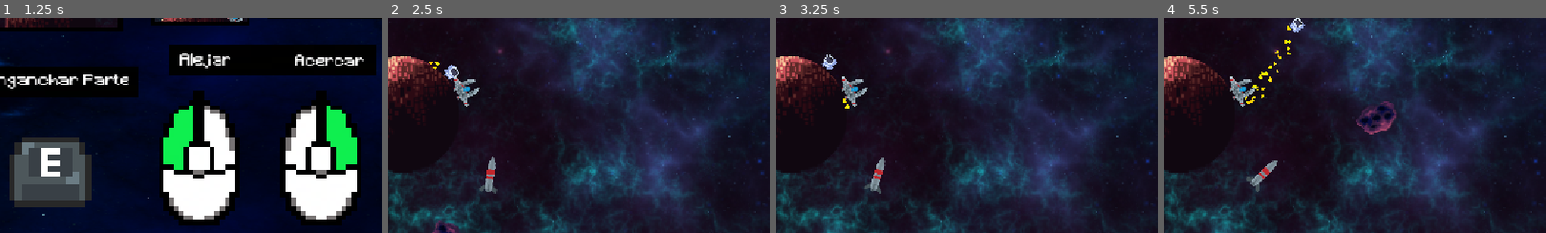
Above: before the commit, frames 1-4 (left to right).
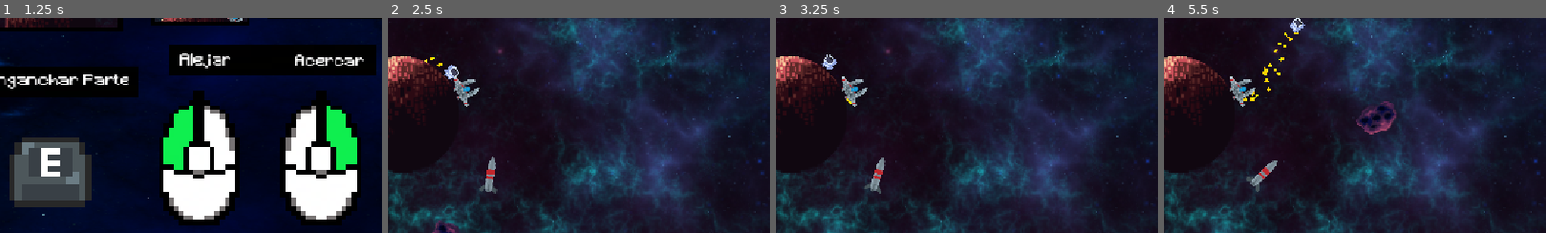
Above: after the commit, the same moments.

Repository: Madonexx/Proyecto-chicho
Game: Godot game, scene res://Escenas/MainMenu.tscn
The game is run twice, just before and just after one commit, with the same random seed, the same clock (stepped at 60 frames per second) and the same inputs.
Inputs (mouse positions are % of the whole screen's width and height, from its top left):
- Up to frame 1 (1.25 s): click "Comenzar" at 0.5 s
- Up to frame 2 (2.5 s): click "JUGAR!" at 1.25 s; move the mouse to (72, 45) at 2.02 s; hold D (derecha) from 2.03 s (still down); hold Right mouse button (acercar) from 2.03 s (still down); click (72, 45) at 2.3 s
- Up to frame 3 (3.25 s): move the mouse to (30, 55) at 2.77 s; release D (derecha) at 2.78 s; release Right mouse button (acercar) at 2.78 s; hold A (izquierda) from 2.78 s (still down); click (30, 55) at 2.85 s; tap E (interact) at 3.05 s
- Up to frame 4 (5.5 s): move the mouse to (60, 28) at 3.52 s; release A (izquierda) at 3.53 s; hold D (derecha) 3.53-4.28 s; hold Right mouse button (acercar) 3.53-4.28 s; tap E (interact) at 3.6, 5.3 s; move the mouse to (45, 70) at 4.27 s; hold W (arriba) 4.28-5.03 s; right-click (45, 70) at 4.35 s; click (45, 70) at 4.55 s; move the mouse to (80, 65) at 5.02 s; press the mouse at (80, 65) at 5.03 s; hold A (izquierda) from 5.03 s (still down)
The pictures show only the part of the screen within x 48-98%, y 28-78%; the shares and areas given below are measured in that part.

Frame 1 is identical in both runs. In frame 2, less than 0.1% of the frame differs, in the area x 9-15%, y 18-24%; in frame 3, less than 0.1%; in frame 4, 0.4%, in the area x 20-36%, y 3-40%.

Commit message:
retoques al script de player

Diff:
--- a/Escenas/main.tscn
+++ b/Escenas/main.tscn
@@ -65,7 +65,6 @@
 [node name="Player" parent="." node_paths=PackedStringArray("planet_node") instance=ExtResource("4_7xwpo")]
 position = Vector2(1, -52)
 planet_node = NodePath("../Planet/Planet")
-min_radius = 52.0
 
 [node name="Asteroid" parent="." node_paths=PackedStringArray("planeta") instance=ExtResource("5_2ia52")]
 position = Vector2(-191, -71)
--- a/Scripts/player.gd
+++ b/Scripts/player.gd
@@ -1,34 +1,23 @@
 extends CharacterBody2D
-# --- Variables de Movimiento ---
-@export var rotation_speed: float = 2.5   # Velocidad de A/D (radianes/seg)
-@export var radial_speed: float = 150.0  # Velocidad del mouse (píxeles/seg)
+
+@export var vel_rotacion_jugador: float = 2.5
+@export var vel_jetpack_jugador: float = 150
 @export var planet_node: Area2D
 @onready var gravedad = 1
 @onready var can_move = true
-# Distancia max y min sobre el radio del planeta.
-@export var min_radius: float = 52.0
-@export var max_radius: float = 600.0
-var current_angle: float = 0.0     # Nuestro ángulo orbital
-var current_radius: float = 50.0  # Nuestra distancia al centro
+@export var superficie_planeta: float = 52
+var angulo_actual: float = 0.0
+var radio_actual: float = 50.0
 @onready var sprite_2d: Sprite2D = $Sprite2D
 
-# --- Variables de Agarre
-var carried_part: RigidBody2D = null
+var fragmento_enganchado: RigidBody2D = null
+@onready var distancia_parte = 0
+@onready var pos_actual_fragmento
+@onready var area_de_enganche: Area2D = $gancho
+@onready var gancho: Sprite2D = $gancho/Sprite2D
 
-@onready var grabber_area: Area2D = $gancho
-@onready var gancho: Sprite2D = $gancho/Sprite2D
-#Variable de offset entre el asset del astronauta y el asset de la parte
-@export var carry_offset: Vector2 = Vector2(0, -20)
-
-@onready var distanciaparte = 0
-@onready var partedenaveahora
-
-#animaciones
 @onready var animated_sprite_2d: AnimatedSprite2D = $AnimatedSprite2D
-@onready var fuegojetpack: AnimatedSprite2D = $fuegojetpack
-
-
-#sonidos del player
+@onready var fuego_jetpack: AnimatedSprite2D = $fuegojetpack
 @onready var muerte: AudioStreamPlayer2D = $muerte
 
 func _ready():
@@ -36,70 +25,60 @@
 	if planet_node:
 		#
 		var start_vector = global_position - planet_node.global_position
-		current_angle = start_vector.angle()
-		current_radius = start_vector.length()
+		angulo_actual = start_vector.angle()
+		radio_actual = start_vector.length()
 
 func _physics_process(delta: float) -> void:
 	#arregla la hiper velocidad del pj al alejarse del planeta
 
 
-	rotation_speed = 100 / current_radius
-	radial_speed = 150
-	if carried_part:
-		rotation_speed /= 2
+	vel_rotacion_jugador = 100 / radio_actual
+	vel_jetpack_jugador = 150
+	if fragmento_enganchado:
+		vel_rotacion_jugador /= 2
 		#radial_speed /= 1.4
 
-	if can_move == true:
-		caida(delta)
+	caida(delta)
 
 
 	#por si la parte de la nave se bugea y se aleja del jugador
-	if partedenaveahora:
-		var distanciax = global_position.x - partedenaveahora.global_position.x
-		var distanciay = global_position.y - partedenaveahora.global_position.y
-		distanciaparte = abs(distanciax + distanciay)
+	if pos_actual_fragmento:
+		var distancia_x = global_position.x - pos_actual_fragmento.global_position.x
+		var distancia_y = global_position.y - pos_actual_fragmento.global_position.y
+		distancia_parte = abs(distancia_x + distancia_y)
 
-	if distanciaparte > 70:
-		if carried_part:
+	if distancia_parte > 70:
+		if fragmento_enganchado:
 			drop_part()
 
-	if Input.is_action_pressed("izquierda") and can_move == true: # A o flecha izq
-		current_angle -= rotation_speed * delta
+	if Input.is_action_pressed("izquierda") and can_move == true:
+		angulo_actual -= vel_rotacion_jugador * delta
 		sprite_2d.flip_h = true
 		gancho.flip_h = true
 		gancho.offset.x = 30
 
-	if Input.is_action_pressed("derecha") and can_move == true: # D o flecha der
-		current_angle += rotation_speed * delta
+	if Input.is_action_pressed("derecha") and can_move == true:
+		angulo_actual += vel_rotacion_jugador * delta
 		sprite_2d.flip_h = false
 		gancho.flip_h = false
 		gancho.offset.x = -30
 
-	if Input.is_action_pressed("acercar") and can_move == true: # Click Izq
-		current_radius -= radial_speed * delta
+	if Input.is_action_pressed("acercar") and can_move == true:
+		radio_actual -= vel_jetpack_jugador * delta
 
-
-	if Input.is_action_pressed("alejar") and can_move == true: # Click der
-		#numero para la rotacion
-		var num = randi_range(1,4)
-		#numero para el ejex
-		var num2 = randi_range(-5, 5)
-		#numero para el ejeY
-		var num3 = randi_range(-5, 2)
-		duplicar_borrar(num, num2, num3)
+	if Input.is_action_pressed("alejar") and can_move == true:
+		particulas_jetpack()
 		if gravedad > 1:
 			gravedad /= 2
-			#gravedad = gravedad - 4.5
-		current_radius += radial_speed * delta
+		radio_actual += vel_jetpack_jugador * delta
 
-	# Evita que el jugador se meta al planeta o se vaya muy lejos
-	current_radius = clamp(current_radius, min_radius, max_radius)
+	radio_actual = max(radio_actual, superficie_planeta)
 
 	# Posiciones
 	# Obtenemos la posición central del planeta
 	var planet_center = planet_node.global_position
 	# Calculamos el offset (desplazamiento)
-	var offset = Vector2.RIGHT.rotated(current_angle) * current_radius
+	var offset = Vector2.RIGHT.rotated(angulo_actual) * radio_actual
 	global_position = planet_center + offset
 
 	# Hacemos que los "pies" apunten al planeta
@@ -108,7 +87,7 @@
 
 	# --- 6. Lógica de Agarre
 	if Input.is_action_just_pressed("interact"):
-		if carried_part:
+		if fragmento_enganchado:
 			drop_part()
 		else:
 			pickup_part()
@@ -120,48 +99,52 @@
 		#carried_part.global_position = global_position + rotated_offset
 		# (Opcional) hacer que la parte rote junto con el jugador
 		#carried_part.rotation = rotation
+func particulas_jetpack():
+	var num = randi_range(1,4)
+	var num2 = randi_range(-5, 5)
+	var num3 = randi_range(-5, 2)
+	duplicar_borrar(num, num2, num3)
 
 func duplicar_borrar(num, num2, num3):
-		var copiafuego = fuegojetpack.duplicate()
-		copiafuego.visible = true
-		copiafuego.play()
+		var copia_fuego = fuego_jetpack.duplicate()
+		copia_fuego.visible = true
+		copia_fuego.play()
 
 		if num == 1:
-			copiafuego.rotation = 0
+			copia_fuego.rotation = 0
 		elif num == 2:
-			copiafuego.rotation = 90
+			copia_fuego.rotation = 90
 		elif num == 3:
-			copiafuego.rotation = 180
+			copia_fuego.rotation = 180
 		else:
-			copiafuego.rotation = 270
+			copia_fuego.rotation = 270
 
-		copiafuego.position.x += num2
-		copiafuego.position.y += num3
-		add_child(copiafuego)
-		copiafuego.reparent(planet_node)
+		copia_fuego.position.x += num2
+		copia_fuego.position.y += num3
+		add_child(copia_fuego)
+		copia_fuego.reparent(planet_node)
 		await get_tree().create_timer(0.4).timeout
-		copiafuego.queue_free()
+		copia_fuego.queue_free()
 
 func caida(delta):
-	#limite de la gravedad maxima
 	if gravedad < 200:
 		gravedad += 2.3
-	current_radius -= gravedad * delta
+	radio_actual -= gravedad * delta
 
 func pickup_part():
-	var bodies = grabber_area.get_overlapping_bodies()
+	var bodies = area_de_enganche.get_overlapping_bodies()
 	for body in bodies:
 		if body.is_in_group("ship_parts"):
 			gancho.visible = true
 			#es importante que el sprite este donde esta para que esto fucione
-			partedenaveahora = body.get_child(0)
-			carried_part = body
-			carried_part.pickup()
+			pos_actual_fragmento = body.get_child(0)
+			fragmento_enganchado = body
+			fragmento_enganchado.pickup()
 			print("Parte agarrada")
 			break
 
 func drop_part():
-	var areas = grabber_area.get_overlapping_areas()
+	var areas = area_de_enganche.get_overlapping_areas()
 	var delivered = false
 	gancho.visible = false
 
@@ -169,28 +152,21 @@
 		if area.is_in_group("ship_base"):
 			print("¡Parte entregada!")
 			get_parent().deliver_part()
-			carried_part.queue_free()
+			fragmento_enganchado.queue_free()
 			delivered = true
 			break
 
 	if delivered:
-		carried_part = null
+		fragmento_enganchado = null
 		return
 
 	print("Parte soltada.")
-	carried_part.soltar_parte()
-	carried_part = null
-
-
-#Condicion de derrota
-
-#func _on_area_entered(area: Area2D) -> void:
-
-
+	fragmento_enganchado.soltar_parte()
+	fragmento_enganchado = null
 
 
 func _on_visible_on_screen_notifier_2d_screen_exited() -> void:
-	current_radius -= radial_speed * 0.1
+	radio_actual -= vel_jetpack_jugador * 0.1
 
 
 func _on_area_2d_area_entered(area: Area2D) -> void:
